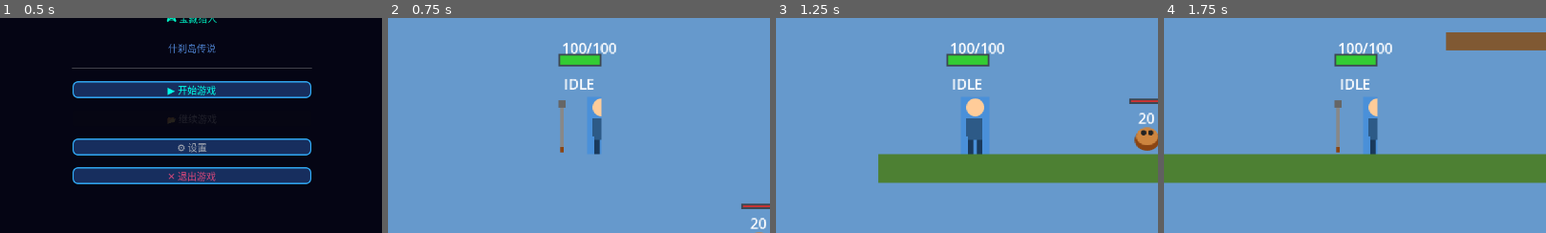
Above: before the commit, frames 1-4 (left to right).
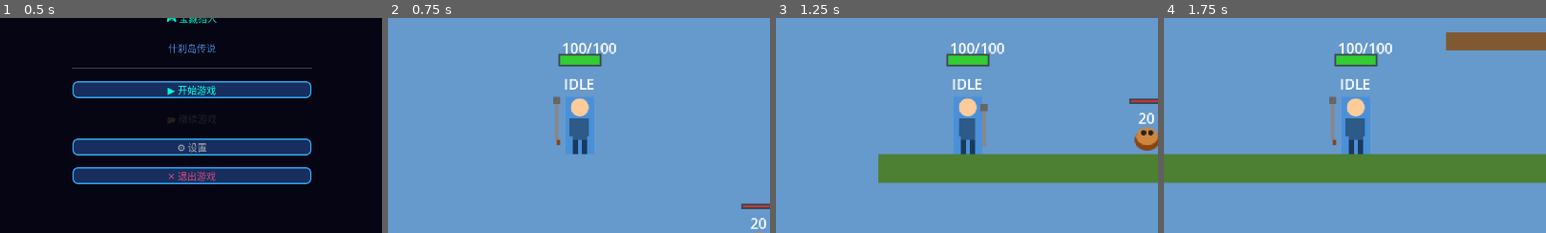
Above: after the commit, the same moments.

Repository: wenzy-tech/godot-adventure
Game: Godot game, scene res://Levels/TitleScreen.tscn
Two runs of this game, one before a commit and one after it. Both use one fixed random seed, a clock stepped at 60 frames per second and the inputs below.
Inputs:
- Up to frame 1 (0.5 s): no input
- Up to frame 2 (0.75 s): click "▶ 开始游戏" at 0.5 s
- Up to frame 3 (1.25 s): no input
- Up to frame 4 (1.75 s): tap Enter at 1.25 s; hold D from 1.28 s (still down); tap J at 1.35 s; tap W at 1.52 s
The pictures show only the part of the screen within x 25-75%, y 27-77%; the shares and areas given below are measured in that part.

Frame 1 is identical in both runs. In frame 2, 2.6% of the frame differs, in the area x 43-56%, y 36-64%; in frame 3, 1.9%; in frame 4, 2.6%.

Commit message:
Add hurt animations, adjust damage values, fix attack animation frames

Diff:
--- a/Enemies/Archer.gd
+++ b/Enemies/Archer.gd
@@ -11,7 +11,7 @@
 
 func _ready() -> void:
 	max_hp = 15
-	damage = 12
+	damage = 8
 	move_speed = 80
 	detection_range = 300
 	attack_range = 250
--- a/Enemies/Archer.tscn
+++ b/Enemies/Archer.tscn
@@ -36,8 +36,20 @@
 "values": [0, 3, 0]
 }
 
+[sub_resource type="Animation" id="Animation_hurt"]
+length = 0.3
+loop = false
+tracks/0/type = "value"
+tracks/0/path = NodePath("Sprite2D:modulate")
+tracks/0/interp = 1
+tracks/0/keys = {
+"times": PackedFloat32Array(0, 0.1, 0.25),
+"transitions": PackedFloat32Array(1, 1, 1),
+"values": [Color(1, 0.3, 0.3, 1), Color(1, 1, 1, 1), Color(1, 1, 1, 1)]
+}
 [sub_resource type="AnimationLibrary" id="AnimationLibrary_archer"]
 _data = {
+"hurt": SubResource("Animation_hurt"),
 "idle": SubResource("Animation_idle"),
 "shoot": SubResource("Animation_shoot")
 }
--- a/Enemies/BossWatcher.gd
+++ b/Enemies/BossWatcher.gd
@@ -20,7 +20,7 @@
 
 func _ready() -> void:
 	max_hp = boss_max_hp
-	damage = 25
+	damage = 15
 	move_speed = 80
 	detection_range = 400
 	attack_range = 80
@@ -48,7 +48,7 @@
 
 func _transition_to_phase2() -> void:
 	current_phase = Phase.PHASE2
-	damage = 30  # 伤害增加
+	damage = 20  # Phase2 伤害
 	move_speed = 110  # 速度增加
 	animation_player.play("enrage")
 
--- a/Enemies/BossWatcher.tscn
+++ b/Enemies/BossWatcher.tscn
@@ -36,9 +36,21 @@
 "values": [2, 0]
 }
 
+[sub_resource type="Animation" id="Animation_hurt"]
+length = 0.3
+loop = false
+tracks/0/type = "value"
+tracks/0/path = NodePath("Sprite2D:modulate")
+tracks/0/interp = 1
+tracks/0/keys = {
+"times": PackedFloat32Array(0, 0.1, 0.25),
+"transitions": PackedFloat32Array(1, 1, 1),
+"values": [Color(1, 0.3, 0.3, 1), Color(1, 1, 1, 1), Color(1, 1, 1, 1)]
+}
 [sub_resource type="AnimationLibrary" id="AnimationLibrary_boss"]
 _data = {
 "attack": SubResource("Animation_attack"),
+"hurt": SubResource("Animation_hurt"),
 "idle": SubResource("Animation_idle")
 }
 
--- a/Enemies/Crab.gd
+++ b/Enemies/Crab.gd
@@ -12,7 +12,7 @@
 
 func _ready() -> void:
 	max_hp = 50
-	damage = 20
+	damage = 10
 	move_speed = 120
 	detection_range = 250
 	attack_range = 60
--- a/Enemies/Crab.tscn
+++ b/Enemies/Crab.tscn
@@ -21,8 +21,20 @@
 "values": [0, 1]
 }
 
+[sub_resource type="Animation" id="Animation_hurt"]
+length = 0.3
+loop = false
+tracks/0/type = "value"
+tracks/0/path = NodePath("Sprite2D:modulate")
+tracks/0/interp = 1
+tracks/0/keys = {
+"times": PackedFloat32Array(0, 0.1, 0.25),
+"transitions": PackedFloat32Array(1, 1, 1),
+"values": [Color(1, 0.3, 0.3, 1), Color(1, 1, 1, 1), Color(1, 1, 1, 1)]
+}
 [sub_resource type="AnimationLibrary" id="AnimationLibrary_crab"]
 _data = {
+"hurt": SubResource("Animation_hurt"),
 "idle": SubResource("Animation_idle")
 }
 
--- a/Enemies/Skeleton.gd
+++ b/Enemies/Skeleton.gd
@@ -11,7 +11,7 @@
 
 func _ready() -> void:
 	max_hp = 30
-	damage = 15
+	damage = 8
 	move_speed = 100
 	detection_range = 200
 	attack_range = 50
--- a/Enemies/Skeleton.tscn
+++ b/Enemies/Skeleton.tscn
@@ -36,8 +36,20 @@
 "values": [1, 2]
 }
 
+[sub_resource type="Animation" id="Animation_hurt"]
+length = 0.3
+loop = false
+tracks/0/type = "value"
+tracks/0/path = NodePath("Sprite2D:modulate")
+tracks/0/interp = 1
+tracks/0/keys = {
+"times": PackedFloat32Array(0, 0.1, 0.25),
+"transitions": PackedFloat32Array(1, 1, 1),
+"values": [Color(1, 0.3, 0.3, 1), Color(1, 1, 1, 1), Color(1, 1, 1, 1)]
+}
 [sub_resource type="AnimationLibrary" id="AnimationLibrary_skeleton"]
 _data = {
+"hurt": SubResource("Animation_hurt"),
 "idle": SubResource("Animation_idle"),
 "walk": SubResource("Animation_walk")
 }
--- a/Enemies/Slime.gd
+++ b/Enemies/Slime.gd
@@ -6,7 +6,7 @@
 
 func _ready() -> void:
 	max_hp = 20
-	damage = 10
+	damage = 5
 	move_speed = 60
 	detection_range = 150
 	attack_range = 40
--- a/Enemies/Slime.tscn
+++ b/Enemies/Slime.tscn
@@ -21,24 +21,24 @@
 "values": [0, 1]
 }
 
-[sub_resource type="Animation" id="Animation_attack"]
-length = 0.4
+[sub_resource type="Animation" id="Animation_hurt"]
+length = 0.3
 loop = false
 tracks/0/type = "value"
 tracks/0/imported = false
 tracks/0/enabled = true
-tracks/0/path = NodePath("Sprite2D:frame")
+tracks/0/path = NodePath("Sprite2D:modulate")
 tracks/0/interp = 1
 tracks/0/loop_wrap = true
 tracks/0/keys = {
-"times": PackedFloat32Array(0, 0.2),
-"transitions": PackedFloat32Array(1, 1),
-"values": [2, 3]
+"times": PackedFloat32Array(0, 0.1, 0.25),
+"transitions": PackedFloat32Array(1, 1, 1),
+"values": [Color(1, 0.3, 0.3, 1), Color(1, 1, 1, 1), Color(1, 1, 1, 1)]
 }
 
 [sub_resource type="AnimationLibrary" id="AnimationLibrary_slime"]
 _data = {
-"attack": SubResource("Animation_attack"),
+"hurt": SubResource("Animation_hurt"),
 "idle": SubResource("Animation_idle")
 }
 
--- a/Player/Player.gd
+++ b/Player/Player.gd
@@ -12,7 +12,7 @@
 @export var max_fall_speed: float = 800.0
 
 # 攻击参数
-@export var normal_attack_damage: int = 20
+@export var normal_attack_damage: int = 15
 @export var charged_attack_min_damage: int = 30
 @export var charged_attack_max_damage: int = 60
 @export var charged_time: float = 1.0
--- a/Player/Player.tscn
+++ b/Player/Player.tscn
@@ -56,7 +56,7 @@
 }
 
 [sub_resource type="Animation" id="Animation_attack"]
-length = 0.4
+length = 0.5
 loop = false
 tracks/0/type = "value"
 tracks/0/imported = false
@@ -65,9 +65,9 @@
 tracks/0/interp = 1
 tracks/0/loop_wrap = true
 tracks/0/keys = {
-"times": PackedFloat32Array(0, 0.1, 0.2, 0.3),
+"times": PackedFloat32Array(0, 0.15, 0.3, 0.45),
 "transitions": PackedFloat32Array(1, 1, 1, 1),
-"values": [2, 2, 3, 0]
+"values": [1, 2, 3, 0]
 }
 
 [sub_resource type="Animation" id="Animation_hurt"]
--- a/Player/PlayerSprite.svg
+++ b/Player/PlayerSprite.svg
@@ -1,6 +1,6 @@
-<svg xmlns="http://www.w3.org/2000/svg" viewBox="0 0 192 64">
-  <!-- Player with Long Sword Sprite Sheet: 4 frames -->
-  <!-- Frame 0: Idle with sword -->
+<svg xmlns="http://www.w3.org/2000/svg" viewBox="0 0 256 64">
+  <!-- Player with Long Sword - 4 poses for swing animation -->
+  <!-- Frame 0: Idle/Start -->
   <rect x="16" y="0" width="32" height="64" fill="#4a90d9"/>
   <circle cx="32" cy="12" r="10" fill="#ffcc99"/>
   <rect x="24" y="24" width="16" height="24" fill="#2d5a87"/>
@@ -8,25 +8,24 @@
   <rect x="34" y="24" width="6" height="20" fill="#2d5a87"/>
   <rect x="24" y="48" width="6" height="16" fill="#1a3a5c"/>
   <rect x="34" y="48" width="6" height="16" fill="#1a3a5c"/>
-  <!-- Long sword -->
-  <rect x="50" y="8" width="4" height="48" fill="#888"/>
-  <rect x="48" y="4" width="8" height="8" fill="#666"/>
-  <rect x="50" y="56" width="4" height="6" fill="#8b4513"/>
+  <!-- Sword at rest -->
+  <rect x="48" y="12" width="4" height="44" fill="#888"/>
+  <rect x="46" y="8" width="8" height="8" fill="#666"/>
 
-  <!-- Frame 1: Idle B -->
+  <!-- Frame 1: Wind up (sword back) -->
   <rect x="80" y="0" width="32" height="64" fill="#4a90d9"/>
   <circle cx="96" cy="12" r="10" fill="#ffcc99"/>
   <rect x="88" y="24" width="16" height="24" fill="#2d5a87"/>
-  <rect x="86" y="24" width="6" height="20" fill="#2d5a87"/>
-  <rect x="98" y="24" width="6" height="20" fill="#2d5a87"/>
+  <rect x="84" y="24" width="8" height="20" fill="#2d5a87"/>
+  <rect x="100" y="24" width="6" height="20" fill="#2d5a87"/>
   <rect x="88" y="48" width="6" height="16" fill="#1a3a5c"/>
   <rect x="98" y="48" width="6" height="16" fill="#1a3a5c"/>
-  <!-- Long sword -->
-  <rect x="114" y="8" width="4" height="48" fill="#888"/>
-  <rect x="112" y="4" width="8" height="8" fill="#666"/>
-  <rect x="114" y="56" width="4" height="6" fill="#8b4513"/>
+  <!-- Sword raised back -->
+  <rect x="68" y="4" width="4" height="44" fill="#888"/>
+  <rect x="66" y="0" width="8" height="8" fill="#666"/>
+  <rect x="70" y="48" width="4" height="6" fill="#8b4513"/>
 
-  <!-- Frame 2: Attack with sword -->
+  <!-- Frame 2: Swing (sword forward mid) -->
   <rect x="144" y="0" width="32" height="64" fill="#4a90d9"/>
   <circle cx="160" cy="12" r="10" fill="#ffcc99"/>
   <rect x="152" y="24" width="16" height="24" fill="#2d5a87"/>
@@ -34,21 +33,21 @@
   <rect x="168" y="20" width="14" height="4" fill="#888"/>
   <rect x="170" y="48" width="6" height="16" fill="#1a3a5c"/>
   <rect x="182" y="50" width="6" height="14" fill="#1a3a5c"/>
-  <!-- Attack sword swing -->
+  <!-- Sword swinging forward -->
   <rect x="136" y="16" width="4" height="40" fill="#aaa"/>
   <rect x="134" y="12" width="8" height="8" fill="#666"/>
   <rect x="136" y="56" width="4" height="6" fill="#8b4513"/>
 
-  <!-- Frame 3: Jump -->
+  <!-- Frame 3: Slash complete (sword extended) -->
   <rect x="208" y="0" width="32" height="64" fill="#4a90d9"/>
   <circle cx="224" cy="12" r="10" fill="#ffcc99"/>
   <rect x="216" y="24" width="16" height="24" fill="#2d5a87"/>
-  <rect x="214" y="28" width="6" height="14" fill="#2d5a87"/>
-  <rect x="234" y="28" width="6" height="14" fill="#2d5a87"/>
+  <rect x="212" y="28" width="8" height="14" fill="#2d5a87"/>
+  <rect x="232" y="28" width="6" height="14" fill="#2d5a87"/>
   <rect x="216" y="48" width="6" height="12" fill="#1a3a5c"/>
   <rect x="226" y="48" width="6" height="12" fill="#1a3a5c"/>
-  <!-- Long sword -->
-  <rect x="242" y="8" width="4" height="48" fill="#888"/>
-  <rect x="240" y="4" width="8" height="8" fill="#666"/>
-  <rect x="242" y="56" width="4" height="6" fill="#8b4513"/>
+  <!-- Sword fully extended -->
+  <rect x="240" y="8" width="4" height="48" fill="#aaa"/>
+  <rect x="238" y="4" width="8" height="8" fill="#666"/>
+  <rect x="240" y="56" width="4" height="6" fill="#8b4513"/>
 </svg>
